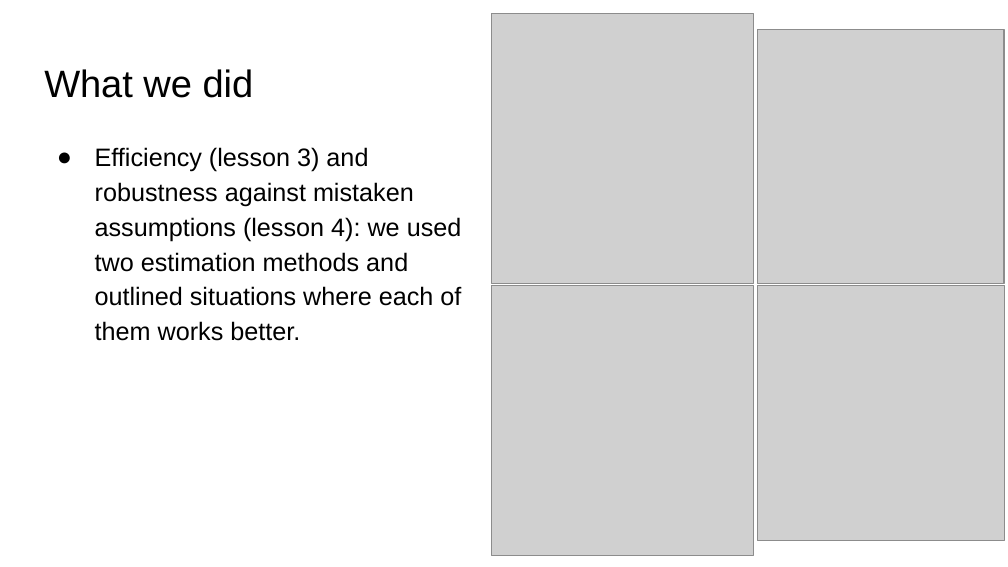
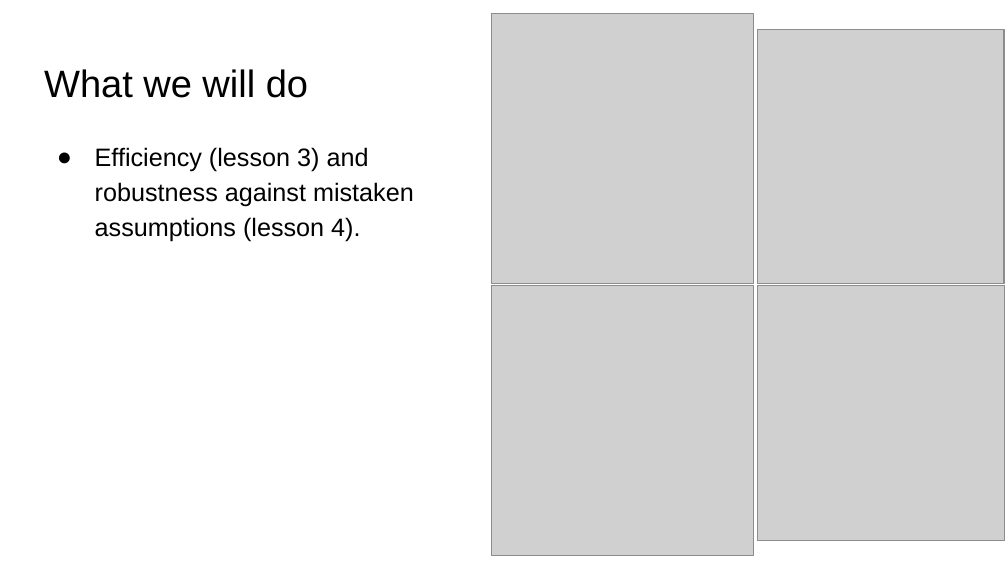
Before and after one commit to ekernf01/HEART_choosing_stat_methods, a slide deck: slide 5 of course content/Choosing statistical methods day 1.pptx (slide 6 before the commit). Drawn at 1008x567 pixels with LibreOffice and Linux fonts; fonts in the diff are those of the drawing; grey boxes stand for pictures. Boxes give left, top, right and bottom in pixels: in the first picture for what was removed or moved away, otherwise in the second. Text is boxed around its words. In the diff, an @@ line names an element or a change of style, - is before the commit and + after.

```diff
--- a/course content/Choosing statistical methods day 1.pptx
+++ b/course content/Choosing statistical methods day 1.pptx
@@ text at bbox=[44, 69, 308, 98]: text changed @@
-What we did
+What we will do
@@ text at bbox=[95, 147, 414, 242]: text changed @@
-● Efficiency (lesson 3) and robustness against mistaken assumptions (lesson 4): we used two estimation methods and outlined situations where each of them works better.
+● Efficiency (lesson 3) and robustness against mistaken assumptions (lesson 4).
```
Also in this commit, not shown: 4 other slides changed, 3 slides added, 4 slides removed, 1 other file.
